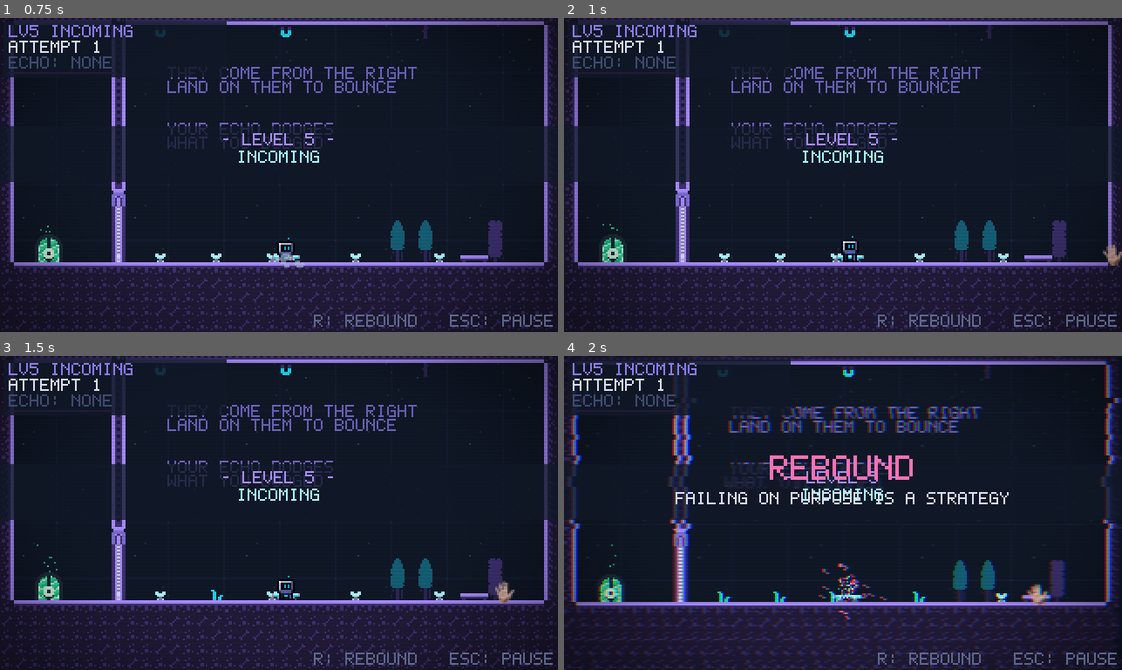
Above: before the commit, frames 1-4 (two rows, left to right).
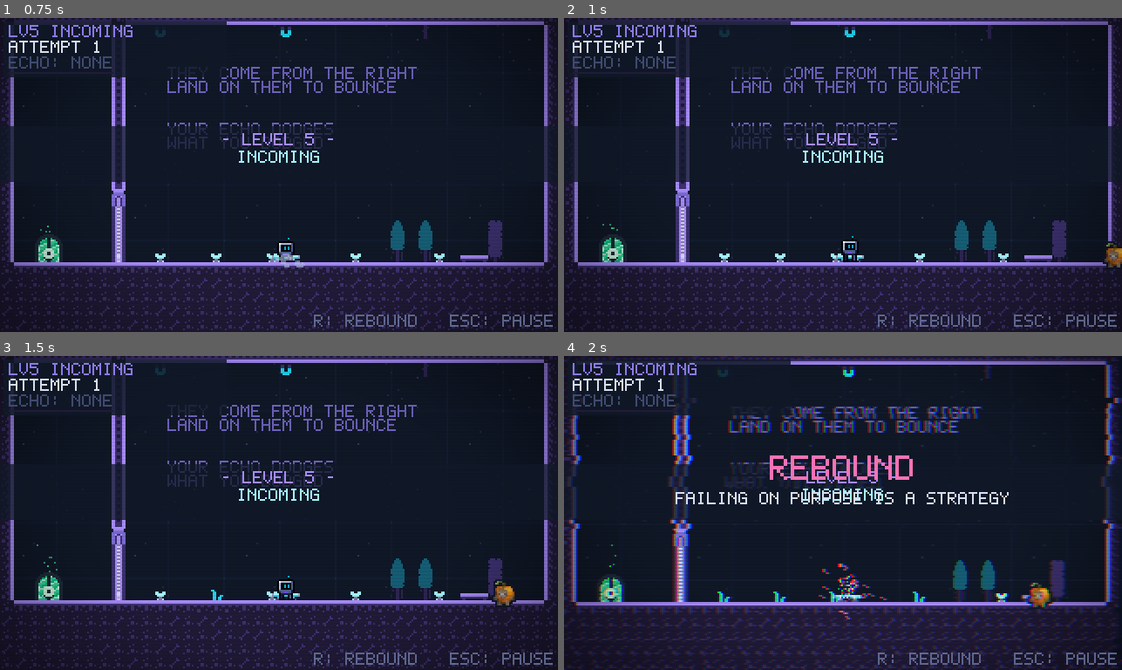
Above: after the commit, the same moments.

Repository: FaizeenHoque/Rebound
Game: Godot game, scene res://tests/flyer_test.tscn
Two runs of this game, one before a commit and one after it. Both use one fixed random seed, a clock stepped at 60 frames per second and the inputs below. This scene is started directly instead of the project's main scene. Sound files missing from this copy of the repository are replaced by a short silence.
Inputs (mouse positions are in pixels of both pictures, inside the frame that each line leads up to):
- Up to frame 1 (0.75 s): tap Enter at 0.5 s; move the mouse to (401, 159) at 0.52 s; hold D (move_right) from 0.53 s (still down); tap R (rebound) at 0.6 s; click (401, 159) at 0.67 s
- Up to frame 2 (1 s): keep holding D (move_right); tap Space (jump) at 0.77 s
- Up to frame 3 (1.5 s): keep holding D (move_right); move the mouse to (167, 528) at 1.27 s; tap Z at 1.35 s
- Up to frame 4 (2 s): keep holding D (move_right); tap Space (jump) at 1.52 s

Frame 1 is identical in both runs. In frame 2, 0.2% of the frame differs, in the area x 96-100%, y 71-80%; in frame 3, 0.3%; in frame 4, 0.3%, in the area x 82-88%, y 72-81%.

Commit message:
Use the meme images for flyer sprites
Flyers now wear one of six pixel memes (five cats and the shiba) from
assets/sprites/Memes, with the white backgrounds cut out, shrunk to
16x16 and given a dark outline. The emoji skins are gone.

Diff:
--- a/scenes/objects/flyer.tscn
+++ b/scenes/objects/flyer.tscn
@@ -1,7 +1,7 @@
 [gd_scene load_steps=4 format=3]
 
 [ext_resource type="Script" path="res://scripts/flyer.gd" id="1_script"]
-[ext_resource type="Texture2D" path="res://assets/sprites/flyers/brb.png" id="2_tex"]
+[ext_resource type="Texture2D" path="res://assets/sprites/flyers/pixel-cat-meme-1.png" id="2_tex"]
 [ext_resource type="Texture2D" path="res://assets/sprites/fx_dots.png" id="3_dots"]
 
 [node name="Flyer" type="Node2D"]
@@ -10,7 +10,6 @@
 
 [node name="Sprite" type="Sprite2D" parent="."]
 texture = ExtResource("2_tex")
-hframes = 6
 
 [node name="Burst" type="CPUParticles2D" parent="."]
 emitting = false
--- a/scripts/flyer.gd
+++ b/scripts/flyer.gd
@@ -3,19 +3,17 @@
 ## A flying enemy that crosses the level from right to left.
 ## Its position is a pure function of the level's attempt tick, so every
 ## attempt (and every echo replay) sees exactly the same wave.
-## Each flyer wears an emoji skin: a horizontal strip of 16x16 frames.
+## Each flyer wears a meme skin (16x16 frames, from assets/sprites/Memes).
 ## The skin is picked from the flyer's place in the wave, so it looks random
 ## but is the same on every attempt.
 
 const SKINS: Array[Texture2D] = [
-	preload("res://assets/sprites/flyers/brb.png"),
-	preload("res://assets/sprites/flyers/dancing_penguin.png"),
-	preload("res://assets/sprites/flyers/good_job.png"),
-	preload("res://assets/sprites/flyers/growler.png"),
-	preload("res://assets/sprites/flyers/hipster_oversized_glasses.png"),
-	preload("res://assets/sprites/flyers/pumpgirl.png"),
-	preload("res://assets/sprites/flyers/spinner.png"),
-	preload("res://assets/sprites/flyers/waving.png"),
+	preload("res://assets/sprites/flyers/pixel-cat-meme-1.png"),
+	preload("res://assets/sprites/flyers/pixel-cat-meme-2.png"),
+	preload("res://assets/sprites/flyers/pixel-cat-meme-3.png"),
+	preload("res://assets/sprites/flyers/pixel-cat-meme-4.png"),
+	preload("res://assets/sprites/flyers/pixel-cat-meme-5.png"),
+	preload("res://assets/sprites/flyers/pixel-shiba-dog.png"),
 ]
 const FRAME := 16
 const FRAME_TICKS := 8
Binary file added: assets/sprites/Memes/pixel-cat-meme-1.png
Not shown, added: assets/sprites/Memes/pixel-cat-meme-1.png.import
Binary file added: assets/sprites/Memes/pixel-cat-meme-2.png
Not shown, changed: assets/sprites/Memes/pixel-cat-meme-2.png.import
Binary file added: assets/sprites/Memes/pixel-cat-meme-3.png
Not shown, added: assets/sprites/Memes/pixel-cat-meme-3.png.import
Binary file added: assets/sprites/Memes/pixel-cat-meme-4.png
Not shown, changed: assets/sprites/Memes/pixel-cat-meme-4.png.import
Binary file added: assets/sprites/Memes/pixel-cat-meme-5.png
Not shown, added: assets/sprites/Memes/pixel-cat-meme-5.png.import
Binary file added: assets/sprites/Memes/pixel-shiba-dog.png
Not shown, changed: assets/sprites/Memes/pixel-shiba-dog.png.import
(and 20 more such lines)
